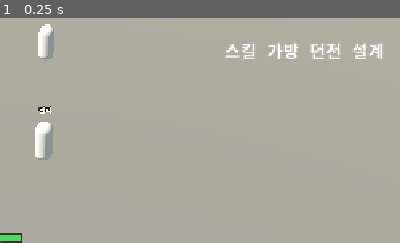
Above: before the commit, frame 1.
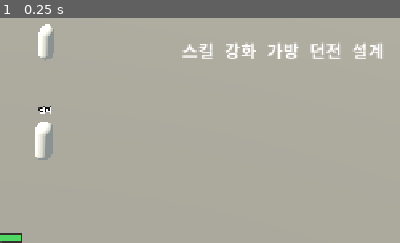
Above: after the commit, the same moment.

Repository: gogoalswo/MMORPG
Game: Godot game, scene res://main.tscn
Same seed, same stepped clock (60 frames per second), same inputs: the game is played once before the commit and once after it.
Inputs:
- Up to frame 1 (0.25 s): no input
The pictures show only the part of the screen within x 50-100%, y 0-50%; the shares and areas given below are measured in that part.

The runs differ from the first frame. In frame 1, 0.5% of the frame differs, in the area x 45-64%, y 10-19%.

Commit message:
오른쪽 위 메뉴에 강화 단추: 가방 왼쪽 옆, 강화 창에 장비 목록을 붙여 거기서 고른다
Co-Authored-By: Claude Opus 5.5 <noreply@anthropic.com>
Claude-Session: https://claude.ai/code/session_01MzhDajiub1pwjfyipQsJyN

Diff:
--- a/godot/game/game.gd
+++ b/godot/game/game.gd
@@ -27,6 +27,9 @@
 const DETAIL_ICON := 92
 ## 상세 창 폭
 const DETAIL_W := 300
+## 강화 창 왼쪽 장비 목록 — 5열, 이 높이를 넘으면 굴린다 (칸 다섯 줄 남짓)
+const ENHANCE_COLUMNS := 5
+const ENHANCE_LIST_H := 330
 ## 창이 화면 양 끝에서 떨어지는 폭과, 상세 창·인벤토리 사이
 const WINDOW_EDGE := 16
 const WINDOW_GAP := 8
@@ -263,6 +266,7 @@
 var _enhance_info: GridContainer
 var _enhance_result: Label
 var _enhance_go: Button
+var _enhance_grid: GridContainer  # 왼쪽 장비 목록 — 끼운 것 먼저, 그다음 가방
 ## 두드릴 것 — {where: "bag"|"equip", index: 가방 번호|슬롯 번호}. 칸 번호가 아니다
 var _enhance_target: Dictionary = {}
 ## 크리스탈 창 — 크리스탈을 고르고 "사용" 을 누르면 상세 창 자리에 뜬다.
@@ -1129,12 +1133,38 @@
 	_enhance_panel.visible = true
 	center.add_child(_enhance_panel)
 
+	var outer := VBoxContainer.new()
+	outer.add_theme_constant_override("separation", 8)
+	_enhance_panel.add_child(outer)
+	_window_title(outer, "장비 강화", 22)
+	var body := HBoxContainer.new()
+	body.add_theme_constant_override("separation", 18)
+	outer.add_child(body)
+
+	# 왼쪽 — 강화할 장비를 고르는 목록. HUD "강화" 단추로 열면 대상이 없어서 여기서 고른다
+	var pick_side := VBoxContainer.new()
+	pick_side.add_theme_constant_override("separation", 8)
+	body.add_child(pick_side)
+	pick_side.add_child(_inv_label("장비 고르기", 20, INV_GOLD))
+	var pick_rule := ColorRect.new()
+	pick_rule.color = INV_RULE
+	pick_rule.custom_minimum_size = Vector2(0, 1)
+	pick_side.add_child(pick_rule)
+	var scroll := ScrollContainer.new()
+	scroll.horizontal_scroll_mode = ScrollContainer.SCROLL_MODE_DISABLED
+	scroll.custom_minimum_size = Vector2(0, ENHANCE_LIST_H)
+	scroll.size_flags_vertical = Control.SIZE_EXPAND_FILL
+	pick_side.add_child(scroll)
+	_enhance_grid = GridContainer.new()
+	_enhance_grid.columns = ENHANCE_COLUMNS
+	_enhance_grid.add_theme_constant_override("h_separation", 4)
+	_enhance_grid.add_theme_constant_override("v_separation", 4)
+	scroll.add_child(_enhance_grid)
+
 	var side := VBoxContainer.new()
 	side.custom_minimum_size = Vector2(DETAIL_W, 0)
 	side.add_theme_constant_override("separation", 8)
-	_enhance_panel.add_child(side)
-
-	_window_title(side, "장비 강화", 22)
+	body.add_child(side)
 
 	var head := HBoxContainer.new()
 	head.add_theme_constant_override("separation", 10)
@@ -2009,6 +2039,48 @@
 	_redraw_enhance()
 
 
+## 오른쪽 위 "강화" — 대상 없이 강화 창을 연다. 장비는 창 왼쪽 목록에서 고른다
+func _toggle_enhance() -> void:
+	if _enhance_layer.visible:
+		_close_enhance()
+		return
+	_enhance_target = {}
+	_enhance_result.text = ""
+	_enhance_layer.visible = true
+	_redraw_enhance()
+
+
+## 목록 칸을 누르면 그것이 대상이 된다. 결과 줄은 비운다 (다른 물건의 결과다)
+func _pick_enhance(target: Dictionary) -> void:
+	_enhance_target = target
+	_enhance_result.text = ""
+	_redraw_enhance()
+
+
+## 왼쪽 목록을 다시 채운다 — **끼운 것 먼저**(슬롯 순서), 그다음 가방의 장비. 재료는 뺀다.
+## 대상 칸에 금테를 덮는다
+func _fill_enhance_list() -> void:
+	for child in _enhance_grid.get_children():
+		_enhance_grid.remove_child(child)
+		child.queue_free()
+	var me: Dictionary = _transport.snapshot().get("players", {}).get(_transport.my_id(), {})
+	var targets: Array = []
+	var slots: Array = Items.slots()
+	for index in slots.size():
+		if not me.get("equipped", {}).get(str(slots[index]), {}).is_empty():
+			targets.append({"where": "equip", "index": index})
+	var bag: Array = me.get("bag", [])
+	for index in bag.size():
+		if not Items.get_item(str(bag[index].get("id", ""))).is_empty():
+			targets.append({"where": "bag", "index": index})
+	for target in targets:
+		var cell := _make_cell(func() -> void: _pick_enhance(target))
+		_enhance_grid.add_child(cell)
+		var stack := _stack_at(target)
+		_fill_cell(cell, stack, "", _item_icon(stack))
+		cell.get_node("pick").visible = target == _enhance_target
+
+
 ## 팝업 X — 상세 창은 그대로 둔다 (대상이 부서졌으면 이미 닫혀 있다)
 func _close_enhance() -> void:
 	_enhance_layer.visible = false
@@ -2019,8 +2091,19 @@
 ## 팝업을 채운다 — 이름(등급 색) · `+N → +N+1` · 큰 칸 · 성공률 · 실패 시 파괴 ·
 ## 기본 능력치가 지금 → 성공하면 얼마. **대상이 부서졌으면** 이름만 남기고 단추를 끈다
 func _redraw_enhance() -> void:
+	_fill_enhance_list()
 	var stack := _stack_at(_enhance_target)
 	var item := Items.get_item(str(stack.get("id", "")))
+	if item.is_empty() and _enhance_result.text == "":
+		# 아직 안 골랐다 (오른쪽 위 "강화" 로 열었다)
+		_enhance_name.text = "장비를 고르세요"
+		_enhance_name.add_theme_color_override("font_color", INV_DIM)
+		_enhance_kind.text = "왼쪽 목록에서 누릅니다"
+		_enhance_kind.add_theme_color_override("font_color", INV_DIM)
+		_fill_cell(_enhance_icon, {}, "", "")
+		_fill_detail_rows([], _enhance_info)
+		_enhance_go.disabled = true
+		return
 	if item.is_empty():
 		_enhance_kind.text = "부서졌습니다"
 		_enhance_kind.add_theme_color_override("font_color", INV_WARN)
@@ -2051,6 +2134,7 @@
 	var rows: Array = [
 		["성공률", "%d%%" % roundi(float(odds.success) * 100.0)],
 		["실패 시", "아이템 파괴", INV_WARN],
+		["위치", "착용 중" if str(_enhance_target.where) == "equip" else "가방"],
 	]
 	var now := Items.base_bonus(item, enhance)
 	var next := Items.base_bonus(item, enhance + 1)
@@ -2086,14 +2170,15 @@
 		var before := _bag_count()
 		_transport.send(&"enhanceItem", {"where": "bag", "key": int(_enhance_target.index)})
 		var after := _bag_count()
+		# 가방 번호가 밀리거나 당겨졌으면 상세 창에서 고른 칸은 비운다 — 오른쪽 위로 열었으면
+		# 고른 칸이 대상과 다른 물건일 수 있어서, 어느 쪽으로 옮길지 따지지 않는다
+		if after != before:
+			_bag_pick = {}
 		if after < before:
 			_enhance_target = {}
-			_bag_pick = {}
 		elif after > before:
 			success = true
 			_enhance_target.index = int(_enhance_target.index) + 1
-			if not _bag_pick.is_empty():
-				_bag_pick.index = int(_bag_pick.index) + 1
 		else:
 			success = int(_stack_at(_enhance_target).get("enhance", 0)) > level
 	if success:
@@ -2221,6 +2306,9 @@
 	# 무엇인지는 그림으로 알린다 — 그림이 없으면 글자가 대신 나온다
 	_menu_cells = [
 		_icon_button("ui_icon_skill", "스킬", _toggle_skills),
+		# 강화 — 가방 왼쪽 옆 (2026-09-24 요청 "가방 ui 옆에 강화 ui 버튼 만들어").
+		# 오른쪽 옆은 던전 자리다. 아직 그림이 없어 글자로 나온다
+		_icon_button("ui_icon_enhance", "강화", _toggle_enhance),
 		_icon_button("ui_icon_bag", "가방", _toggle_bag),
 		# 던전 — 가방 바로 옆 (2026-09-23 요청). 아직 그림이 없어 글자로 나온다
 		_icon_button("ui_icon_dungeon", "던전", _toggle_dungeon),
--- a/godot/tests/ui_test.gd
+++ b/godot/tests/ui_test.gd
@@ -333,11 +333,12 @@
 
 	# 오른쪽 위 메뉴 — 화면 안, 묶음과 안 겹침.
 	# 스킬·가방·던전·설계(디버그) 넷이다 — 설계 재현 창은 문서 9장 5번의 디버그 수단이다
-	if game._menu_cells.size() != 4:
-		_fail("오른쪽 위 단추가 4개여야 하는데 %d개" % game._menu_cells.size())
+	# 스킬 · 강화 · 가방 · 던전 · 설계 (강화는 2026-09-24 에 가방 왼쪽 옆에 더했다)
+	if game._menu_cells.size() != 5:
+		_fail("오른쪽 위 단추가 5개여야 하는데 %d개" % game._menu_cells.size())
 		return
 	var skill_rect: Rect2 = game._menu_cells[0].get_global_rect()
-	var bag_rect: Rect2 = game._menu_cells[1].get_global_rect()
+	var bag_rect: Rect2 = game._menu_cells[2].get_global_rect()
 	if bag_rect.end.x > screen.x or skill_rect.position.y < 0.0 or bag_rect.position.y > 120.0:
 		_fail("메뉴 단추가 오른쪽 위에 안 붙었다: %s / %s" % [skill_rect, bag_rect])
 	if skill_rect.intersects(hp_rect) or skill_rect.intersects(badge):
@@ -349,27 +350,37 @@
 	if not game._skill_panel.visible:
 		_fail("오른쪽 위 스킬 단추를 눌렀는데 스킬창이 안 열렸다")
 	game._toggle_skills()
-	game._menu_cells[1].find_child("hit", true, false).pressed.emit()
+	game._menu_cells[2].find_child("hit", true, false).pressed.emit()
 	await process_frame
 	if not game._bag_panel.visible:
 		_fail("오른쪽 위 가방 단추를 눌렀는데 가방이 안 열렸다")
 	game._toggle_bag()
 	await process_frame
+	# 강화 — 가방 **바로 왼쪽**이고, 누르면 강화 창이 대상 없이 뜬다
+	var enh_rect: Rect2 = game._menu_cells[1].get_global_rect()
+	if absf(bag_rect.position.x - enh_rect.end.x) > 12.0 or absf(enh_rect.position.y - bag_rect.position.y) > 1.0:
+		_fail("강화 단추가 가방 옆이 아니다: 강화 %s · 가방 %s" % [enh_rect, bag_rect])
+	game._menu_cells[1].find_child("hit", true, false).pressed.emit()
+	await process_frame
+	if not game._enhance_layer.visible or not game._enhance_go.disabled:
+		_fail("오른쪽 위 강화 단추로 강화 창이 안 떴다 (또는 대상 없이 단추가 켜졌다)")
+	game._close_enhance()
+	await process_frame
 	print("  퀵슬롯 위: %s · %s · 체력 %s (막대 %.0fpx · 게이지 %.0fpx)" % [game._level_label.text, game._exp_text.text, game._hp_text.text, hp_rect.size.x, gauge.size.x])
 
 
 ## 던전 — 가방 옆 단추 → 종류 셋 → 단계 목록 → 들어가면 보스 한 마리 (docs/features/dungeons.md)
 func _case_dungeon(game: Node3D) -> void:
 	var panel: DungeonPanel = game._dungeon_panel
-	var bag_rect: Rect2 = game._menu_cells[1].get_global_rect()
-	var cell_rect: Rect2 = game._menu_cells[2].get_global_rect()
+	var bag_rect: Rect2 = game._menu_cells[2].get_global_rect()
+	var cell_rect: Rect2 = game._menu_cells[3].get_global_rect()
 	# 가방 **바로 옆**이다 (2026-09-23 요청)
 	if absf(cell_rect.position.x - bag_rect.end.x) > 12.0 or absf(cell_rect.position.y - bag_rect.position.y) > 1.0:
 		_fail("던전 단추가 가방 옆이 아니다: 가방 %s · 던전 %s" % [bag_rect, cell_rect])
 	# 글자가 아니라 그림(ui_icon_dungeon)이 나와야 한다
-	if game._menu_cells[2].find_children("*", "TextureRect", true, false).is_empty():
+	if game._menu_cells[3].find_children("*", "TextureRect", true, false).is_empty():
 		_fail("던전 단추에 그림이 없다 — npm run sync:godot 을 돌렸나 (ui_icon_dungeon)")
-	game._menu_cells[2].find_child("hit", true, false).pressed.emit()
+	game._menu_cells[3].find_child("hit", true, false).pressed.emit()
 	await process_frame
 	if not panel.visible:
 		_fail("던전 단추를 눌렀는데 창이 안 떴다")
@@ -846,6 +857,29 @@
 		await process_frame
 		if game._enhance_layer.visible:
 			_fail("강화 팝업 X 를 눌렀는데 그대로다")
+		# 오른쪽 위 "강화" 로 열면 대상이 없다 — 왼쪽 목록(끼운 것 + 가방의 장비)에서 고른다
+		game._toggle_enhance()
+		await process_frame
+		var gear_count: int = me.bag.filter(
+			func(s: Dictionary) -> bool: return not Items.get_item(str(s.id)).is_empty()
+		).size() + me.equipped.size()
+		if game._enhance_grid.get_child_count() != gear_count:
+			_fail("강화 목록이 %d칸 (장비 %d개)" % [game._enhance_grid.get_child_count(), gear_count])
+		elif gear_count > 0:
+			game._enhance_grid.get_child(0).get_node("hit").pressed.emit()
+			await process_frame
+			if game._enhance_target.is_empty() or game._enhance_go.disabled == Items.can_enhance(
+				int(game._stack_at(game._enhance_target).get("enhance", 0))
+			):
+				_fail("목록 첫 칸을 눌렀는데 대상 %s · 단추 꺼짐 %s" % [game._enhance_target, game._enhance_go.disabled])
+			elif not game._enhance_grid.get_child(0).get_node("pick").visible:
+				_fail("고른 목록 칸에 금테가 없다")
+			var list_box: Rect2 = game._enhance_panel.get_global_rect()
+			if not Rect2(Vector2.ZERO, Vector2(1280, 720)).encloses(list_box):
+				_fail("목록을 붙인 강화 창이 화면 밖으로 나갔다: %s" % list_box)
+			print("  강화 창(오른쪽 위): 목록 %d칸 · 창 %s · 고른 것 '%s'" % [gear_count, list_box, game._enhance_name.text])
+		game._close_enhance()
+		await process_frame
 
 	# 장비 창은 따로 닫고 다시 연다 (자기 X · 인벤토리의 "장비" 단추)
 	var gear_mark: Control = game._gear_panel.find_child("close", true, false)
Not shown, changed: docs/features/dungeons.md
Not shown, changed: docs/features/hud.md
Not shown, changed: docs/features/items.md
